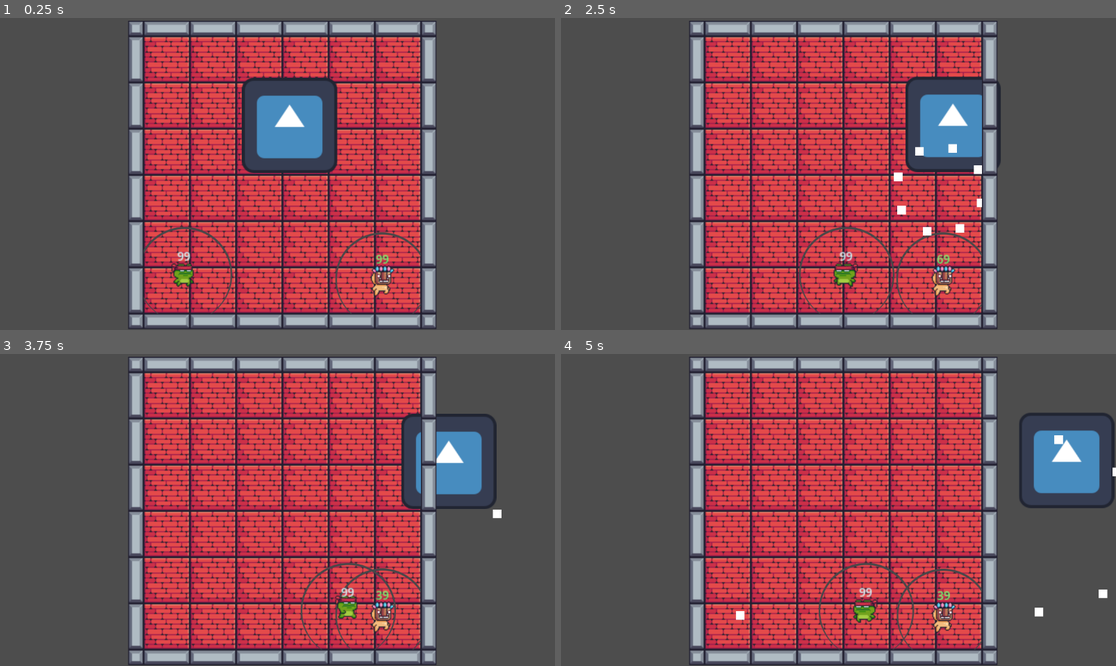
Above: before the commit, frames 1-4 (two rows, left to right).
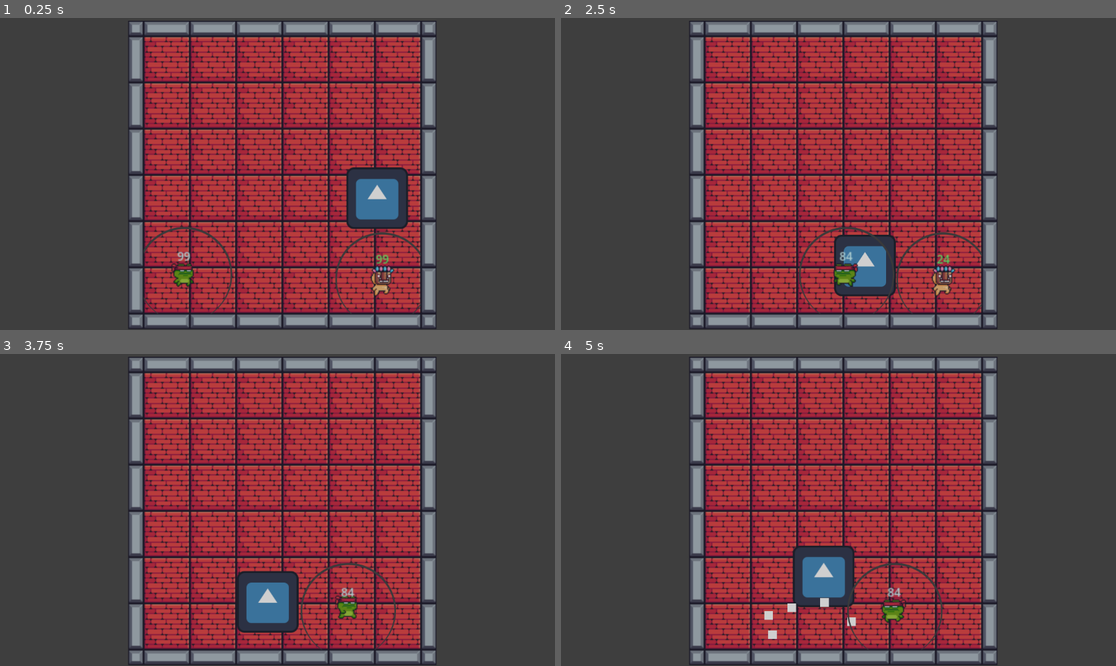
Above: after the commit, the same moments.

Repository: colinmcguiree/2d-game-project
Game: Godot game, scene res://game.tscn
The game is run twice, just before and just after one commit, with the same random seed, the same clock (stepped at 60 frames per second) and the same inputs. This scene is started directly instead of the project's main scene. The engine's default icon, where the game draws it, is replaced by a stand-in: a white triangle on a blue panel in a dark square.
Inputs:
- Up to frame 1 (0.25 s): no input
- Up to frame 2 (2.5 s): tap Enter (ui_accept) at 0.5, 0.77, 1.52 s; hold D (alt_right) 0.53-2.03 s; tap Q (p1_fire) at 0.6, 1.55 s; tap / (p2_fire) at 0.8, 1.35, 2.3 s; hold A (alt_left) from 2.03 s (still down); hold E (P1_heal_key) from 2.03 s (still down)
- Up to frame 3 (3.75 s): release A (alt_left) at 2.78 s; release E (P1_heal_key) at 2.78 s; hold D (alt_right) from 2.78 s (still down); tap . (P2_heal_key) at 2.85 s; tap Enter (ui_accept) at 3.02 s; tap Q (p1_fire) at 3.05, 3.6 s
- Up to frame 4 (5 s): tap Enter (ui_accept) at 3.77, 4.52 s; tap / (p2_fire) at 3.8, 4.35 s; release D (alt_right) at 4.28 s; hold A (alt_left) from 4.28 s (still down); tap Q (p1_fire) at 4.55 s

The runs differ from the first frame. In frame 1, 44% of the frame differs, in the area x 23-79%, y 1-99%; in frame 2, 44%; in frame 3, 46%; in frame 4, 47%, in the area x 23-100%, y 1-99%.

Commit message:
added a boss enemy that moves around the map and shoots bullets at players. boss fires 8 bullets at once in a circle pattern that rotates over time. boss orbits the center of the map with some wobble to make movement feel random, stays within map boundaries. boss dies when health hits 0. added game over screen when both players die, win screen when both players beat the boss, and a solo win screen when only one player survives. screens show up as an overlay on top of the game. fixed gamemanager.gd and boss.gd getting mixed up

Diff:
--- a/boss.gd
+++ b/boss.gd
@@ -3,19 +3,27 @@
 @export var bullet_scene_2: PackedScene
 @onready var bspawnA = $BossBSpawn_A
 @onready var shoot_timer = $Timer
-@onready var move_timer = $MoveTimer  # We'll add this node below
+@onready var move_timer = $MoveTimer
 
 var health = 500
-var speed = 80.0                  # How fast the boss moves
-var move_direction = Vector2.ZERO # Current movement direction
-var bullet_angle_offset = 0.0     # Rotates the shot pattern over time
-var num_bullets = 8               # How many bullets fire at once (in a circle)
+var bullet_angle_offset = 0.0
+var num_bullets = 8
+
+# --- Movement variables ---
+var orbit_angle = 0.0
+var orbit_speed = 0.4
+var orbit_radius = 60.0
+var wobble_angle = 0.0
+var wobble_speed = 0.7
+var wobble_amount = 30.0
+
+# --- Map boundaries ---
+var map_min = Vector2(-150, -200)
+var map_max = Vector2(170, 100)
 
 
-# Fires 'num_bullets' bullets evenly spread in a circle,
-# rotated by the current bullet_angle_offset
 func fire():
-	var angle_step = (2 * PI) / num_bullets  # Evenly divide a full circle
+	var angle_step = (2 * PI) / num_bullets
 
 	for i in range(num_bullets):
 		var angle = angle_step * i + bullet_angle_offset
@@ -25,36 +33,32 @@
 		get_parent().add_child(new_bullet)
 		new_bullet.position = bspawnA.global_position
 
-	# Rotate the pattern slightly each time we fire
 	bullet_angle_offset += 0.3
 
 
-# Pick a new random direction to move in
-func pick_new_direction():
-	var random_angle = randf_range(0, 2 * PI)
-	move_direction = Vector2.from_angle(random_angle)
-
-
 func _ready() -> void:
-	pick_new_direction()       # Start moving immediately
-	shoot_timer.wait_time = 1.2
+	shoot_timer.wait_time = 0.7
 	shoot_timer.start()
 
 
 func _process(delta: float) -> void:
-	position += move_direction * speed * delta
+	if health <= 0:
+		queue_free()
+		return
 
-	var screen = get_viewport_rect().size
-	if position.x < 0 or position.x > screen.x:
-		move_direction.x *= -1
-	if position.y < 0 or position.y > screen.y:
-		move_direction.y *= -1
+	orbit_angle += orbit_speed * delta
+	wobble_angle += wobble_speed * delta
+
+	var center = Vector2(11, -81)
+	var base_pos = center + Vector2(cos(orbit_angle), sin(orbit_angle)) * orbit_radius
+	var wobble = Vector2(cos(wobble_angle * 1.3), sin(wobble_angle * 0.9)) * wobble_amount
+	position = (base_pos + wobble).clamp(map_min, map_max)
 
 
 func _on_timer_timeout() -> void:
 	fire()
 
 
-# Called by the MoveTimer — pick a new random direction
 func _on_move_timer_timeout() -> void:
-	pick_new_direction()
+	orbit_radius = randf_range(40.0, 80.0)
+	wobble_amount = randf_range(10.0, 40.0)
--- a/boss.tscn
+++ b/boss.tscn
@@ -10,7 +10,7 @@
 
 [node name="Sprite2D" type="Sprite2D" parent="." unique_id=132385336]
 position = Vector2(14.5, 14.5)
-scale = Vector2(0.7734375, 0.7734375)
+scale = Vector2(0.5, 0.5)
 texture = ExtResource("1_0bnu1")
 
 [node name="Timer" type="Timer" parent="." unique_id=261869388]
--- a/game.tscn
+++ b/game.tscn
@@ -1,5 +1,6 @@
 [gd_scene format=4 uid="uid://hqiexm3hunqa"]
 
+[ext_resource type="Script" uid="uid://4cesvka3hjto" path="res://gamemanager.gd" id="1_7jktm"]
 [ext_resource type="PackedScene" uid="uid://cm5dqfbvh7dro" path="res://player.tscn" id="1_80nbo"]
 [ext_resource type="Texture2D" uid="uid://n248pr14ssa3" path="res://Free/Terrain/Terrain (16x16).png" id="2_e2o6t"]
 [ext_resource type="PackedScene" uid="uid://b85hwm6p1an1a" path="res://second_player.tscn" id="3_fc0e3"]
@@ -155,12 +156,17 @@
 sources/0 = SubResource("TileSetAtlasSource_feb5d")
 
 [node name="Node2D" type="Node2D" unique_id=154634769]
+script = ExtResource("1_7jktm")
 
 [node name="boss" parent="." unique_id=2049148244 instance=ExtResource("3_feb5d")]
 position = Vector2(2, -147)
 
 [node name="MoveTimer" type="Timer" parent="boss" unique_id=108918995]
 wait_time = 2.0
+
+[node name="Label" type="Label" parent="boss" unique_id=1204735576]
+offset_right = 40.0
+offset_bottom = 23.0
 
 [node name="Player" parent="." unique_id=2024112352 instance=ExtResource("1_80nbo")]
 position = Vector2(-87, 20)
@@ -176,4 +182,17 @@
 [node name="SecondPlayer" parent="." unique_id=2136149429 instance=ExtResource("3_fc0e3")]
 position = Vector2(118, 30)
 
+[node name="Overlay" type="CanvasLayer" parent="." unique_id=486531204]
+
+[node name="ColorRect" type="ColorRect" parent="Overlay" unique_id=1272008689]
+offset_right = 1152.0
+offset_bottom = 648.0
+color = Color(0, 0, 0, 0.1882353)
+
+[node name="Label" type="Label" parent="Overlay" unique_id=610587480]
+offset_right = 40.0
+offset_bottom = 124.0
+pivot_offset_ratio = Vector2(576, 324)
+theme_override_font_sizes/font_size = 90
+
 [connection signal="timeout" from="boss/MoveTimer" to="boss" method="_on_move_timer_timeout"]
--- /dev/null
+++ b/gamemanager.gd
@@ -0,0 +1,38 @@
+extends Node2D
+
+var game_over = false
+
+@onready var player1 = $Player
+@onready var player2 = $SecondPlayer
+@onready var boss = $boss
+@onready var overlay = $Overlay
+@onready var overlay_label = $Overlay/Label
+
+
+func _process(_delta):
+	if game_over:
+		return
+
+	var p1_alive = is_instance_valid(player1)
+	var p2_alive = is_instance_valid(player2)
+	var boss_alive = is_instance_valid(boss)
+
+	# Both players dead
+	if not p1_alive and not p2_alive:
+		show_screen("GAME OVER\nBoth players defeated...")
+		return
+
+	# Boss dead — check who survived
+	if not boss_alive:
+		if p1_alive and p2_alive:
+			show_screen("YOU WIN!\nBoth players defeated the boss!")
+		else:
+			var survivor = "Player 1" if p1_alive else "Player 2"
+			show_screen("YOU WIN!\n" + survivor + " defeated the boss!")
+		return
+
+
+func show_screen(message: String):
+	game_over = true
+	overlay.visible = true
+	overlay_label.text = message
Binary file changed: ._boss.gd
Binary file added: ._gamemanager.gd
Renamed: ._bullet.gd.uid -> ._gamemanager.gd.uid
Not shown, added: gamemanager.gd.uid
